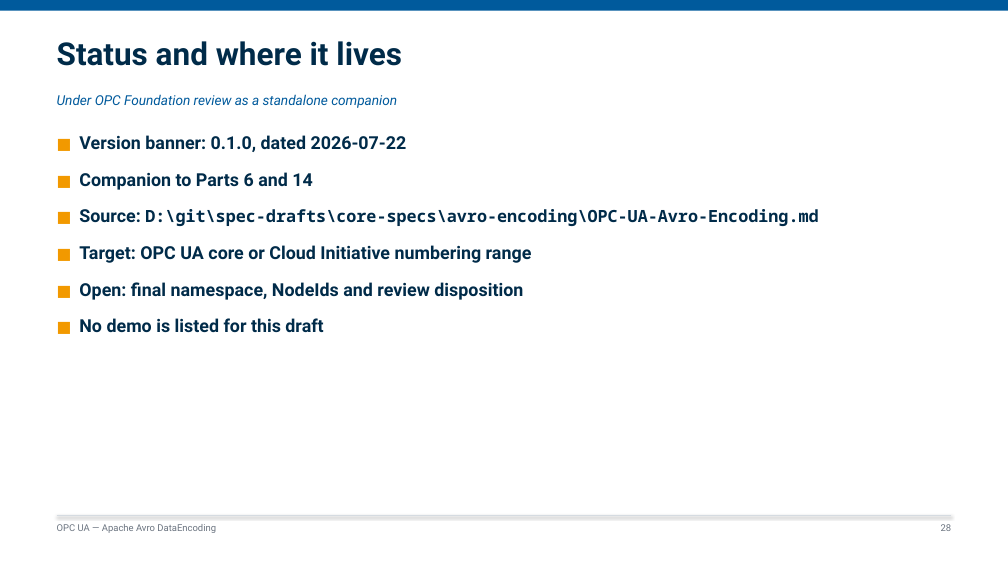
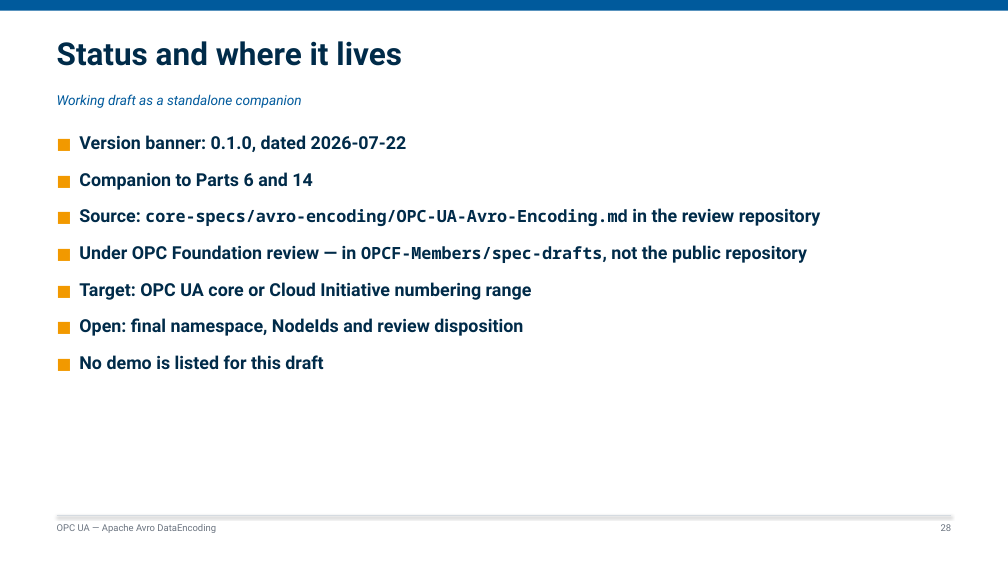
Before and after one commit to marcschier/opcua-drafts, a slide deck: slide 28 of decks/OPC-UA-Drafts-Overview.pptx. Drawn at 1008x567 pixels with LibreOffice and Linux fonts; fonts in the diff are those of the drawing. Boxes give left, top, right and bottom in pixels: in the first picture for what was removed or moved away, otherwise in the second. Text is boxed around its words. In the diff, an @@ line names an element or a change of style, - is before the commit and + after.

```diff
--- a/decks/OPC-UA-Drafts-Overview.pptx
+++ b/decks/OPC-UA-Drafts-Overview.pptx
@@ text at (57,94,302,108): text changed @@
-Under OPC Foundation review as a standalone companion
+Working draft as a standalone companion
@@ text at (79,208,821,263): text changed; size 16 to 17 pt; font Noto Sans Mono to Roboto @@
-■ Source: D:\git\spec-drafts\core-specs\avro-encoding\OPC-UA-Avro-Encoding.md
+■ Source: core-specs/avro-encoding/OPC-UA-Avro-Encoding.md in the review repository
+■ Under OPC Foundation review — in OPCF-Members/spec-drafts, not the public repository
```
Also in this commit, not shown: 16 other slides changed, 28 other files.
